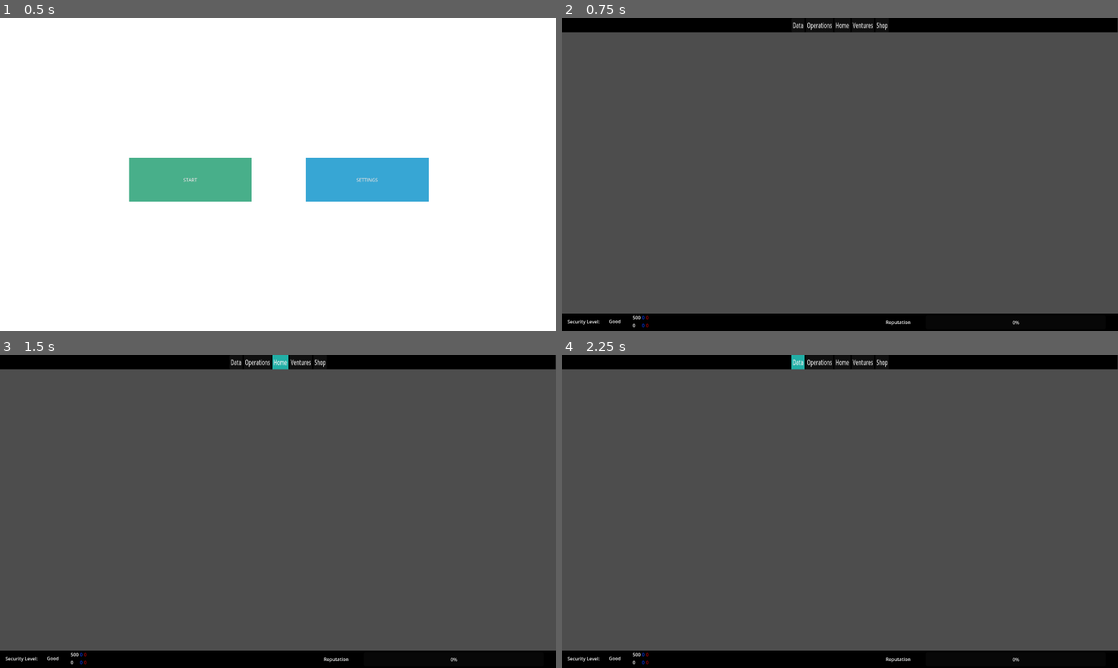
Above: before the commit, frames 1-4 (two rows, left to right).
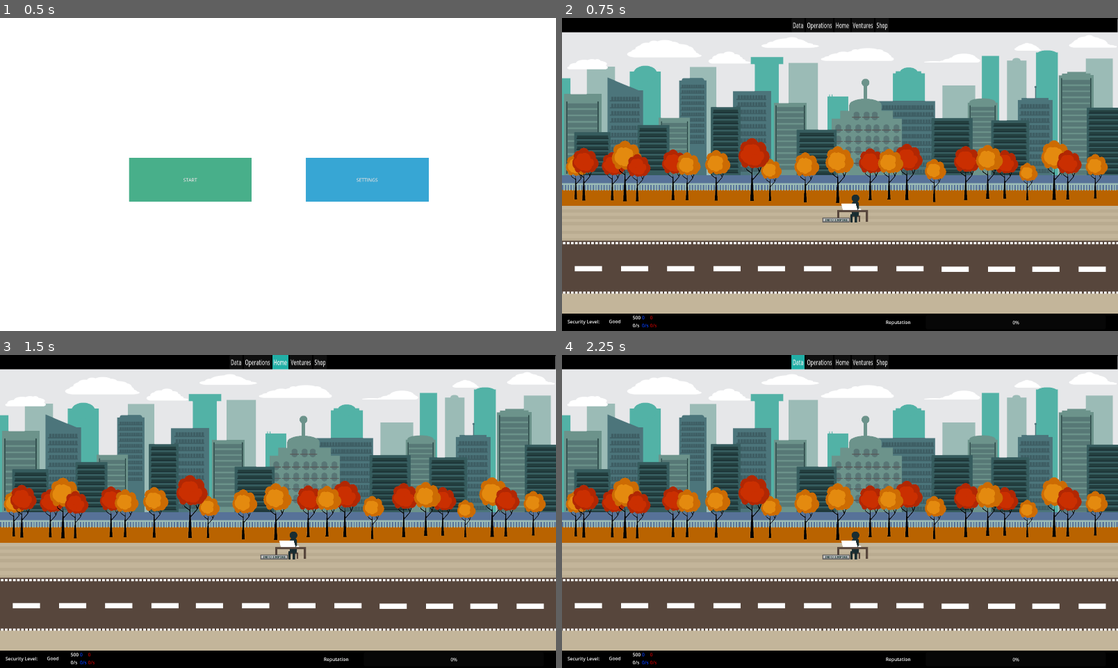
Above: after the commit, the same moments.

Repository: worrall1/PrivacyGame
Game: Godot game, scene res://TitleScreen.tscn
Same seed, same stepped clock (60 frames per second), same inputs: the game is played once before the commit and once after it. The project has no main scene, so this scene is started directly.
Inputs:
- Up to frame 1 (0.5 s): no input
- Up to frame 2 (0.75 s): click "START" at 0.5 s
- Up to frame 3 (1.5 s): click "Home" at 1.25 s
- Up to frame 4 (2.25 s): click "Data" at 2 s

Frame 1 is identical in both runs. In frame 2, 71% of the frame differs, in the area x 0-100%, y 0-99%; in frame 3, 71%; in frame 4, 71%.

Commit message:
Globals etc

Diff:
--- a/BottomBar.gd
+++ b/BottomBar.gd
@@ -9,10 +9,10 @@
 # Called every frame. 'delta' is the elapsed time since the previous frame.
 func _process(delta):
 	get_node("HBoxContainer/VBoxContainer/Money").text = str(Globals.money)
-	get_node("HBoxContainer/VBoxContainer/MPS").text = str(Globals.mps)
+	get_node("HBoxContainer/VBoxContainer/MPS").text = str(Globals.mps) + "/s"
 	get_node("HBoxContainer/VBoxContainer2/BlueData").text = str(Globals.blueData)
-	get_node("HBoxContainer/VBoxContainer2/BDPS").text = str(Globals.bdps)
+	get_node("HBoxContainer/VBoxContainer2/BDPS").text = str(Globals.bdps) + "/s"
 	get_node("HBoxContainer/VBoxContainer3/RedData").text = str(Globals.redData)
-	get_node("HBoxContainer/VBoxContainer3/RDPS").text = str(Globals.rdps)
+	get_node("HBoxContainer/VBoxContainer3/RDPS").text = str(Globals.rdps) + "/s"
 	get_node("SecurityLevel").text = str(Globals.securityLevel)
 	pass
--- a/Globals.gd
+++ b/Globals.gd
@@ -15,13 +15,16 @@
 var reputation = 100 #integer 1 - 100 value for reputation
 var securityFreq = 0
 var breachProb = 0.1
+var breachTemp = 0 #used when updating breach chance
+var breachThisQuarter = false
 var securityLevel = "Good"
 var quarter = 0 #how long the game has been going
 var time = 0 #how long since the start of this quarter
 var moneyLastQuarter = 0
 var blueDataLastQuarter = 0
 var repLastQuarter = 0
-
+var timeModifier = 0
+var reputationModifier = 1
 
 # Called when the node enters the scene tree for the first time.
 func _ready():
@@ -30,8 +33,29 @@
 
 # Called every frame. 'delta' is the elapsed time since the previous frame.
 func _process(delta):
+	if(timeModifier > 0):
+		money += mps * reputationModifier * timeModifier
+		moneyTotal += mps * reputationModifier * timeModifier
+		blueData += bdps * reputationModifier * timeModifier
+		blueDataTotal += bdps * reputationModifier * timeModifier
+		redData += rdps * reputationModifier * timeModifier
+		redDataTotal += rdps * reputationModifier * timeModifier
+		time += 1
+		breachTemp = redDataTotal
+		for i in range(securityFreq):
+			breachTemp = breachTemp / 2
+		breachProb = breachTemp
+		if (breachProb < 0.04):
+			securityLevel = "Good"
+		elif ((breachProb >= 0.04) && (breachProb < 0.2)):
+			securityLevel = "Threatened"
+		elif ((breachProb >= 0.2) && (breachProb < 0.5)):
+			securityLevel = "Poor"
+		else:
+			securityLevel = "Critical"
 	if(time > 2000):
 		quarter += 1
 		time = 0
+
 		get_tree().change_scene_to_file("res://YearlyReport.tscn")
 	pass
--- a/HomeScreen.tscn
+++ b/HomeScreen.tscn
@@ -1,7 +1,8 @@
-[gd_scene load_steps=3 format=3 uid="uid://daputx404ywkw"]
+[gd_scene load_steps=4 format=3 uid="uid://daputx404ywkw"]
 
 [ext_resource type="PackedScene" uid="uid://dvxejfu76p7vu" path="res://TopBar.tscn" id="1_c6lw8"]
 [ext_resource type="PackedScene" uid="uid://sn6bydjgf6o5" path="res://BottomBar.tscn" id="2_jd85w"]
+[ext_resource type="Texture2D" uid="uid://djnad08expqig" path="res://Textures/officeLevels/crib0.png" id="3_tnr68"]
 
 [node name="HomeScreen" type="Node2D"]
 position = Vector2(563, -2)
@@ -12,3 +13,7 @@
 script = null
 
 [node name="NinePatchRect" parent="CanvasLayer" instance=ExtResource("2_jd85w")]
+
+[node name="Crib0" type="Sprite2D" parent="."]
+position = Vector2(397, 546)
+texture = ExtResource("3_tnr68")
Not shown, added: Textures/officeLevels/bgconcept.png.import
Not shown, added: Textures/officeLevels/crib0.png.import
Not shown, added: Textures/officeLevels/crib1.png.import
Not shown, added: Textures/officeLevels/crib2.png.import
Not shown, added: Textures/officeLevels/crib3.png.import
Not shown, added: Textures/officeLevels/crib4.png.import
